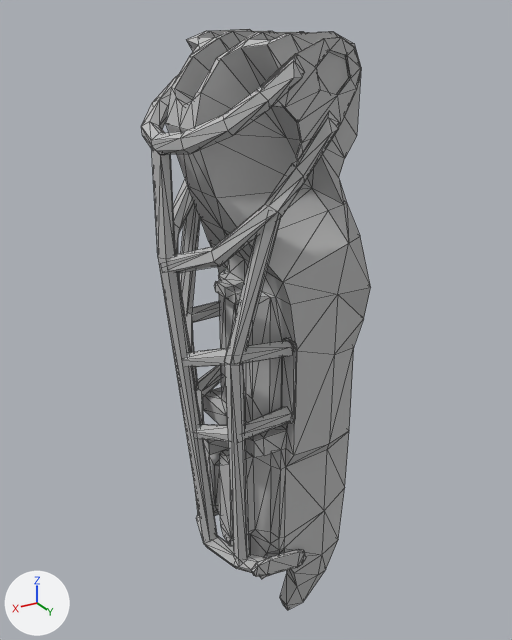
The glTF model atlas/meshes/l_lleg.gltf as it was, and as the next commit left it.
Rendered twice from a 50 mm lens placed at (0.262, 0.4, 0.031), pointed at (0.017, -0.009, -0.174). Every picture has the same lights, and +X, +Y and +Z are marked at lower left. Mesh edges are drawn as thin lines.

In view in the first picture: 'Node'.
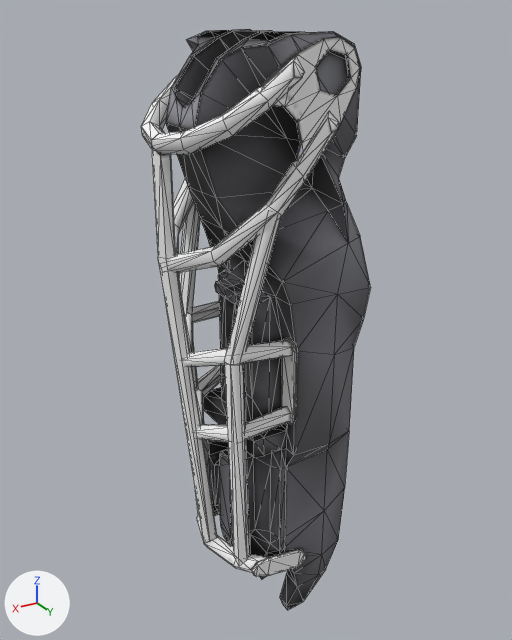
The edits, one by one:
Picture 'extremities_diffuse_unplugged_mit' (img_extremities_diffuse_unplugged_mit) is new.
Material 'drc_extremities_diffuse.002' (mat_drc_extremities_diffuse_002) is new.
Its texture is img_extremities_diffuse_unplugged_mit.
Its roughness is 0.998.
me_node_mesh has 809 vertices, 1494 faces and spans x -0.042..0.095, y -0.058..0.058, z -0.43..0.022.
me_node_mesh is used by ob_node; location (0.0, 0.0, 0.0).
me_node_mesh part 1: 1494 faces spanning x -0.042..0.095, y -0.058..0.058, z -0.43..0.022 switch from mat_default (grey #bcbcbc) to mat_drc_extremities_diffuse_002 (picture img_extremities_diffuse_unplugged_mit).

Where the change shows, as pixel boxes (x1, y1, x2, y2) in the pictures (512 x 640 px):
part 1 of me_node_mesh, recoloured
    both: (141, 29, 371, 610)
